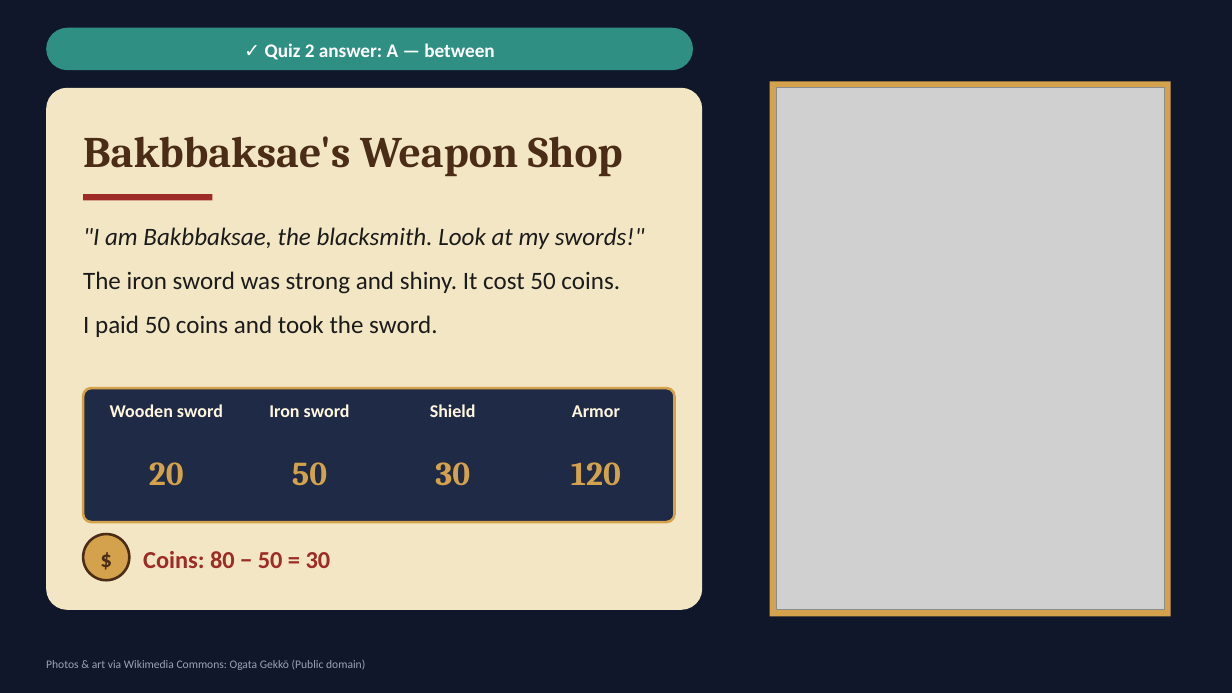
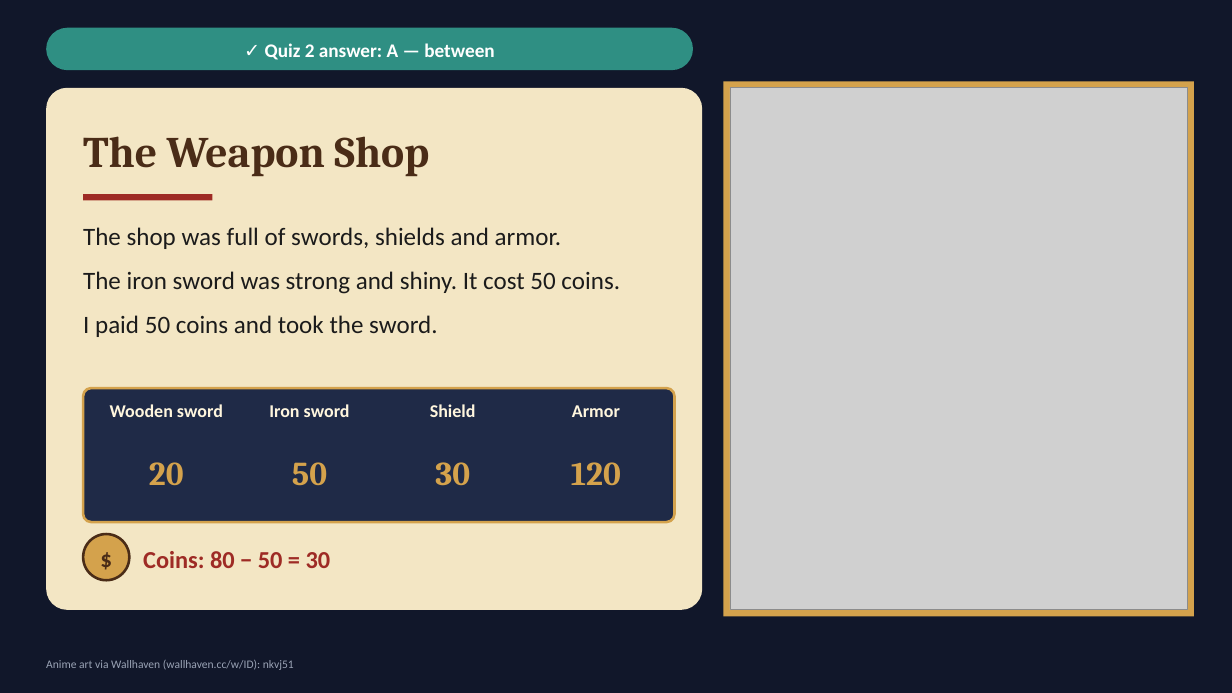
Before and after one commit to choivoo/-, a slide deck: slide 7 of Seonpig_Isekai_Adventure_Grade6_English_20slides.pptx. Drawn at 1232x693 pixels with LibreOffice and Linux fonts; fonts in the diff are those of the drawing; grey boxes stand for pictures. Boxes give left, top, right and bottom in pixels: in the first picture for what was removed or moved away, otherwise in the second. Text is boxed around its words. In the diff, an @@ line names an element or a change of style, - is before the commit and + after.

```diff
--- a/Seonpig_Isekai_Adventure_Grade6_English_20slides.pptx
+++ b/Seonpig_Isekai_Adventure_Grade6_English_20slides.pptx
@@ rectangle: place and size @@
-rectangle at [770,81,1171,616]
+rectangle at [724,81,1194,616]
@@ picture: place and size @@
-picture at [776,88,1165,610]
+picture at [730,88,1188,610]
@@ text at [83,136,429,176]: text changed @@
-Bakbbaksae's Weapon Shop
+The Weapon Shop
@@ text at [83,227,562,249]: text changed; italic off @@
-"I am Bakbbaksae, the blacksmith. Look at my swords!"
+The shop was full of swords, shields and armor.
@@ text at [46,660,294,670]: text changed @@
-Photos & art via Wikimedia Commons: Ogata Gekkō (Public domain)
+Anime art via Wallhaven (wallhaven.cc/w/ID): nkvj51
```
Also in this commit, not shown: 19 other slides changed.
